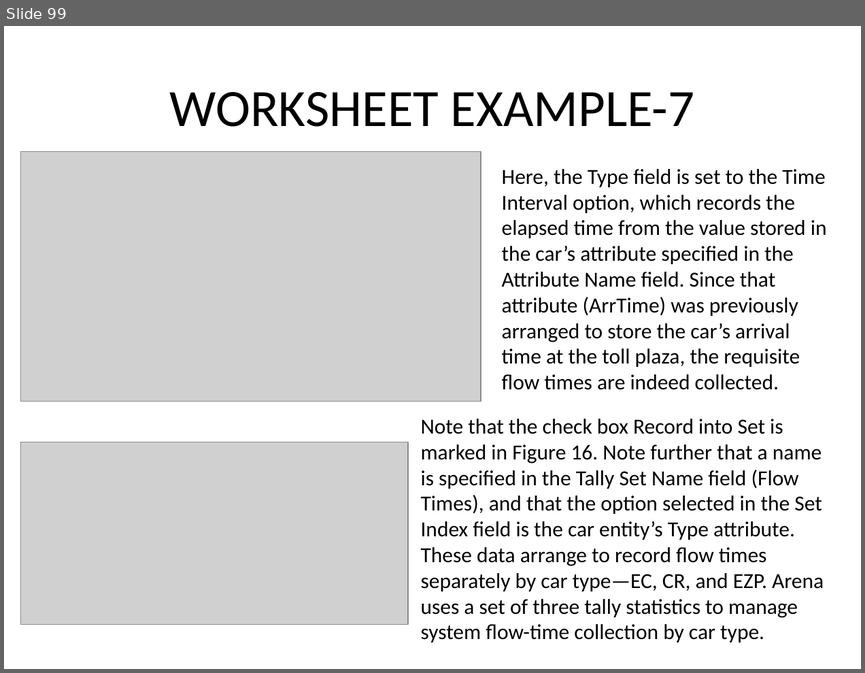
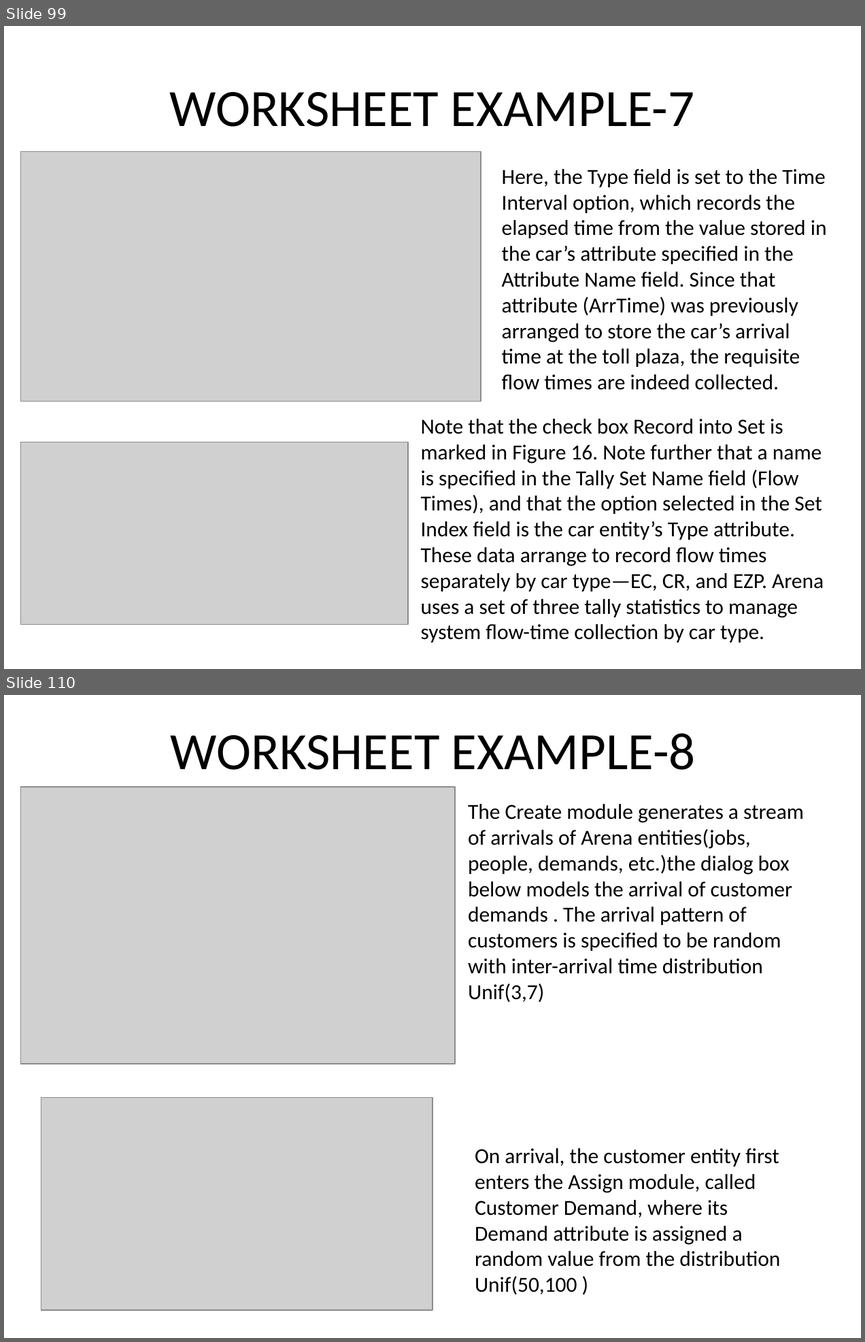
Before and after one commit to maeyler/Simulation, a slide deck: Simulation Works/QUESTIONS.pptx. Shown one above the other, each under a label of ours: slide 99 before the commit, slides 99 and 110 after it; the slides between them are not shown. The pictures are 865x673 and 865x1342 pixels, drawn with LibreOffice and Linux fonts; fonts in the diff are those of the drawing; grey boxes stand for pictures. Boxes give left, top, right and bottom in pixels: in the first picture for what was removed or moved away, otherwise in the second. Text is boxed around its words. In the diff, an @@ line names an element or a change of style, - is before the commit and + after.

```diff
--- a/Simulation Works/QUESTIONS.pptx
+++ b/Simulation Works/QUESTIONS.pptx
@@ slide 110 added at (4, 695, 861, 1338), background #FFFFFF @@
@@ title added at (171, 733, 696, 770), 44 pt, text #000000 @@
+WORKSHEET EXAMPLE-8
@@ picture added at (21, 787, 456, 1064) @@
@@ text added at (468, 804, 804, 1002), 18 pt, text #000000 @@
+The Create module generates a stream of arrivals of Arena entities(jobs, people, demands, etc.)the dialog box below models the arrival of customer demands . The arrival pattern of customers is specified to be random with inter-arrival time distribution Unif(3,7)
@@ picture added at (41, 1097, 432, 1309) @@
@@ text added at (475, 1148, 780, 1294), 18 pt, text #000000 @@
+On arrival, the customer entity first enters the Assign module, called Customer Demand, where its Demand attribute is assigned a random value from the distribution Unif(50,100 )
```
Also in this commit, not shown: 14 other slides added, 2 other files.
